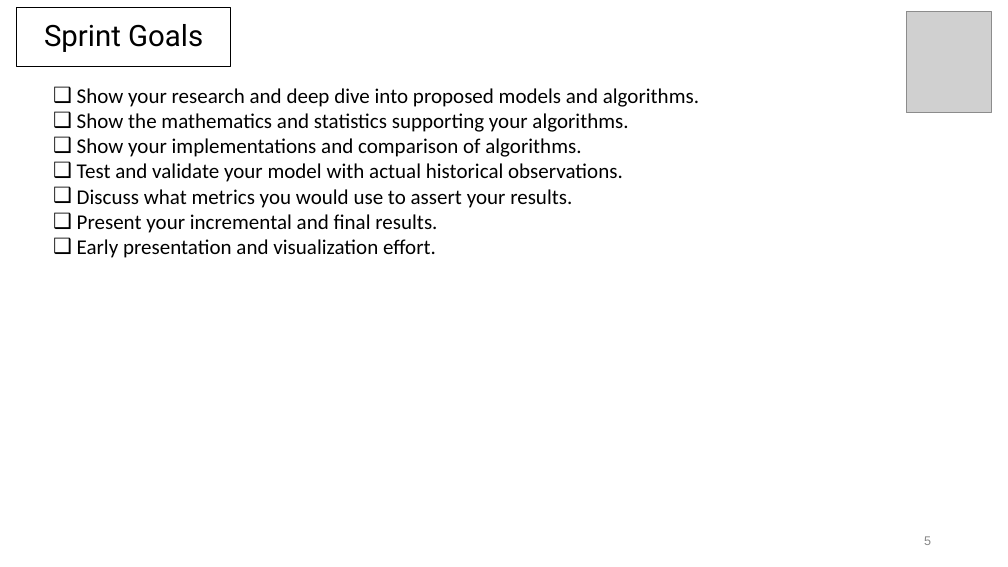
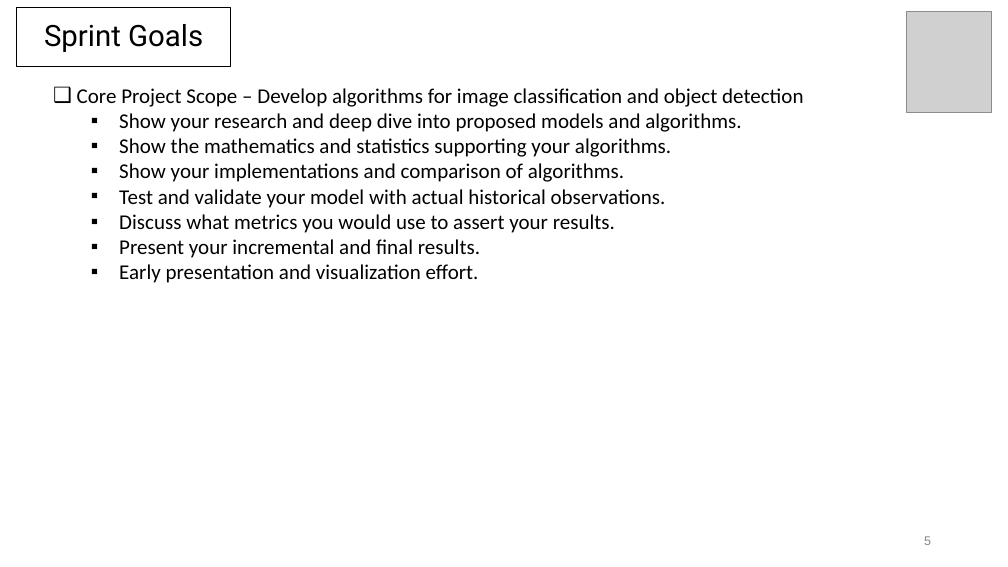
Before and after one commit to coderscraft/simpsons-classification, a slide deck: slide 5 of Documentation/SprintPresentations/Sprint3-Week1.pptx. Drawn at 1008x567 pixels with LibreOffice and Linux fonts; fonts in the diff are those of the drawing; grey boxes stand for pictures. Boxes give left, top, right and bottom in pixels: in the first picture for what was removed or moved away, otherwise in the second. Text is boxed around its words. In the diff, an @@ line names an element or a change of style, - is before the commit and + after.

```diff
--- a/Documentation/SprintPresentations/Sprint3-Week1.pptx
+++ b/Documentation/SprintPresentations/Sprint3-Week1.pptx
@@ text at bbox=[77, 88, 803, 107]: paragraph added @@
+❑ Core Project Scope – Develop algorithms for image classification and object detection
@@ text at bbox=[119, 113, 741, 283]: bullet ❑ to ▪; list level 1 to 2 in "Show your research and deep ..."; list level 1 to 2 in "Show the mathematics and statistics ..."; list level 1 to 2 in "Show your implementations and comparison ..."; list level 1 to 2 in "Test and validate your model ..."; list level 1 to 2 in "Discuss what metrics you would ..."; list level 1 to 2 in "Present your incremental and final ..."; list level 1 to 2 in "Early presentation and visualization effort." @@
```
Also in this commit, not shown: 3 other slides changed, 1 slide added, 8 slides removed, 2 other files.
